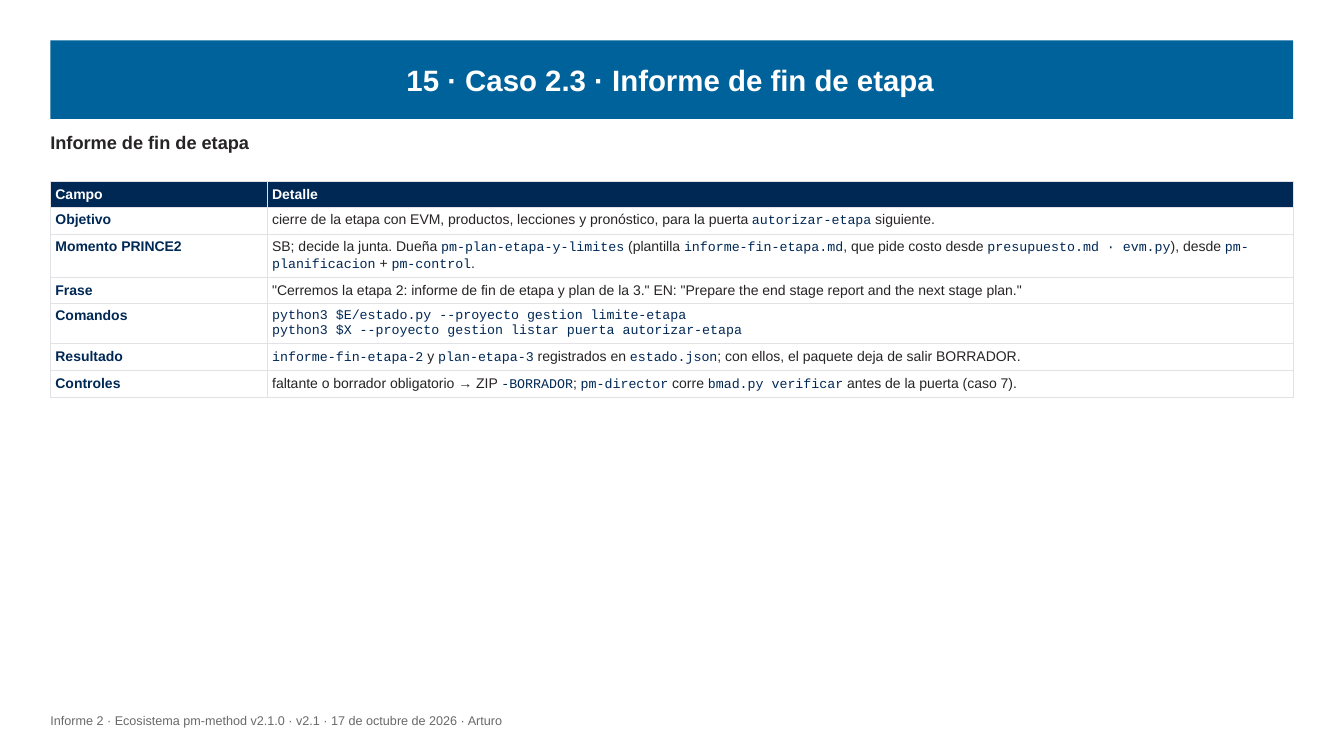
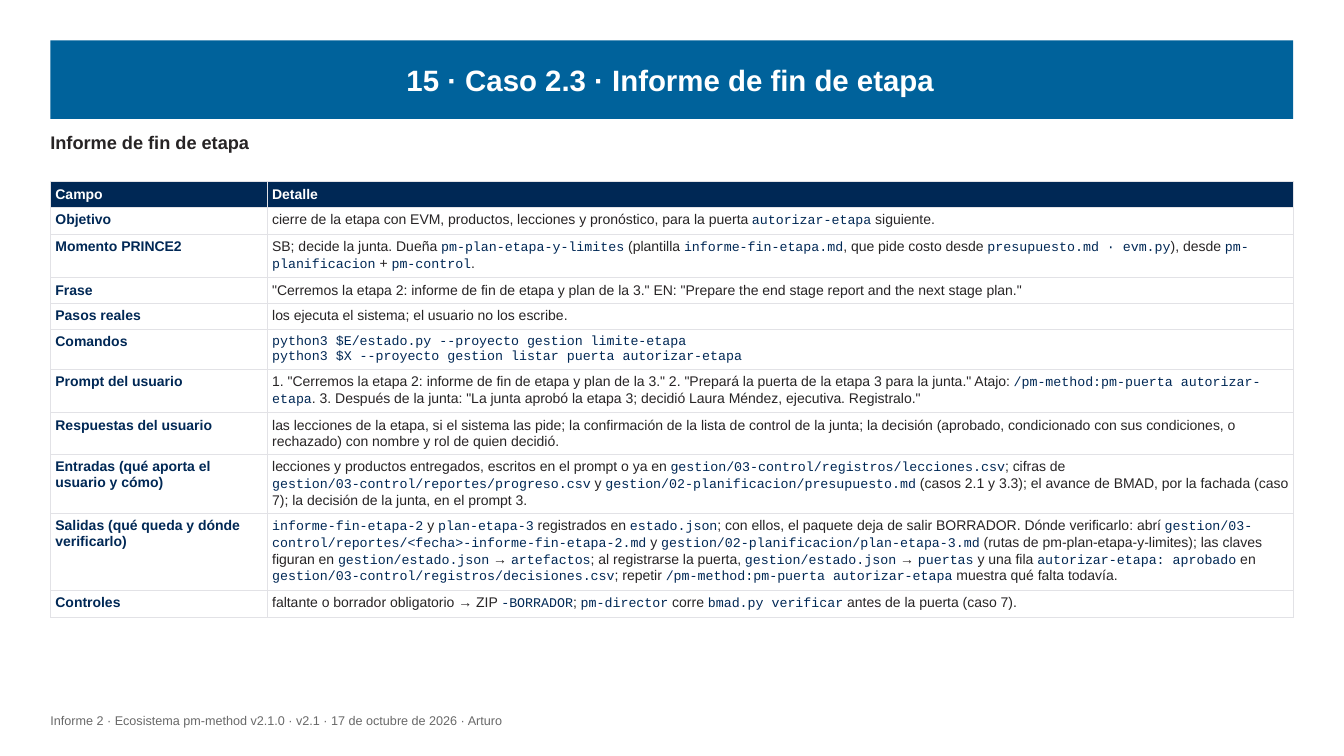
Before and after one commit to Arturo-Penas-Rial/pm-method, a slide deck: slide 122 of docs/informe/informe-2-ecosistema-pm-method-v2.1.pptx (slide 119 before the commit). Drawn at 1344x756 pixels with LibreOffice and Linux fonts; fonts in the diff are those of the drawing. Boxes give left, top, right and bottom in pixels: in the first picture for what was removed or moved away, otherwise in the second. Text is boxed around its words. In the diff, an @@ line names an element or a change of style, - is before the commit and + after.

Commit message:
pm-method 2.1.0: guías E2E para el usuario, prompts y entradas/salidas en los casos, diagramas legibles

```diff
--- a/docs/informe/informe-2-ecosistema-pm-method-v2.1.pptx
+++ b/docs/informe/informe-2-ecosistema-pm-method-v2.1.pptx
@@ table at bbox=[50, 181, 1294, 614] @@
+row 5: Pasos reales | los ejecuta el sistema; el usuario no los escribe.
-row 6: Resultado | informe-fin-etapa-2 y plan-etapa-3 registrados en estado.json; con ellos, el paquete deja de salir BORRADOR.
+row 7: Prompt del usuario | 1. "Cerremos la etapa 2: informe de fin de etapa y plan de la 3." 2. "Prepará la puerta de la etapa 3 para la junta." Atajo: /pm-method:pm-puerta autorizar-etapa. 3. Después de la junta: "La junta aprobó la etapa 3; decidió Laura Méndez, ejecutiva. Registralo."
+row 8: Respuestas del usuario | las lecciones de la etapa, si el sistema las pide; la confirmación de la lista de control de la junta; la decisión (aprobado, condicionado con sus condiciones, o rechazado) con nombre y rol de quien decidió.
+row 9: Entradas (qué aporta el usuario y cómo) | lecciones y productos entregados, escritos en el prompt o ya en gestion/03-control/registros/lecciones.csv; cifras de gestion/03-control/reportes/progreso.csv y gestion/02-planificacion/presupuesto.md (casos 2.1 y 3.3); el avance de BMAD, por la fachada (caso 7); la decisión de la junta, en el prompt 3.
+row 10: Salidas (qué queda y dónde verificarlo) | informe-fin-etapa-2 y plan-etapa-3 registrados en estado.json; con ellos, el paquete deja de salir BORRADOR. Dónde verificarlo: abrí gestion/03-control/reportes/<fecha>-informe-fin-etapa-2.md y gestion/02-planificacion/plan-etapa-3.md (rutas de pm-plan-etapa-y-limites); las claves figuran en gestion/estado.json → artefactos; al registrarse la puerta, gestion/estado.json → puertas y una fila autorizar-etapa: aprobado en gestion/03-control/registros/decisiones.csv; repetir /pm-method:pm-puerta autorizar-etapa muestra qué falta todavía.
```
Also in this commit, not shown: 45 other slides changed, 7 slides added, 1 slide removed, 52 other files.
